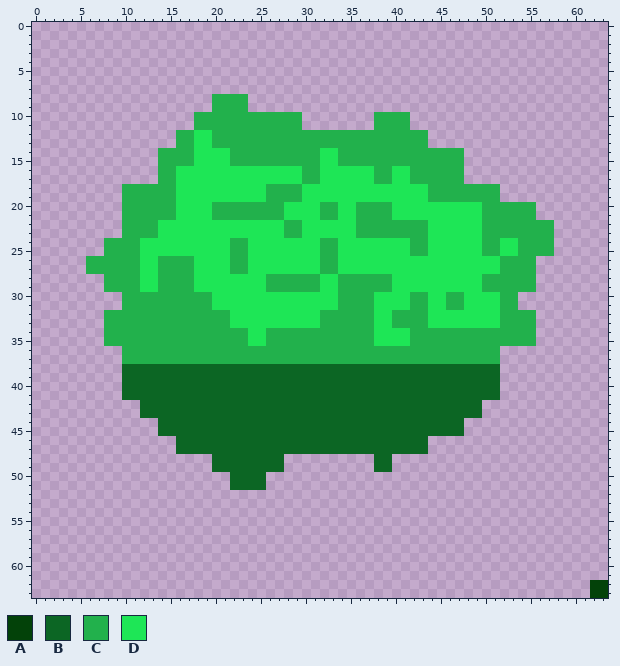
A pixel-art sprite gets an edit: assets/textures/background/bush-1.png. This is how it looked before the edit.
The file is 64x64 pixels.
Palette (. is transparent): A #034209  B #0c6624  C #22b14c  D #1ee656
Now the later version:
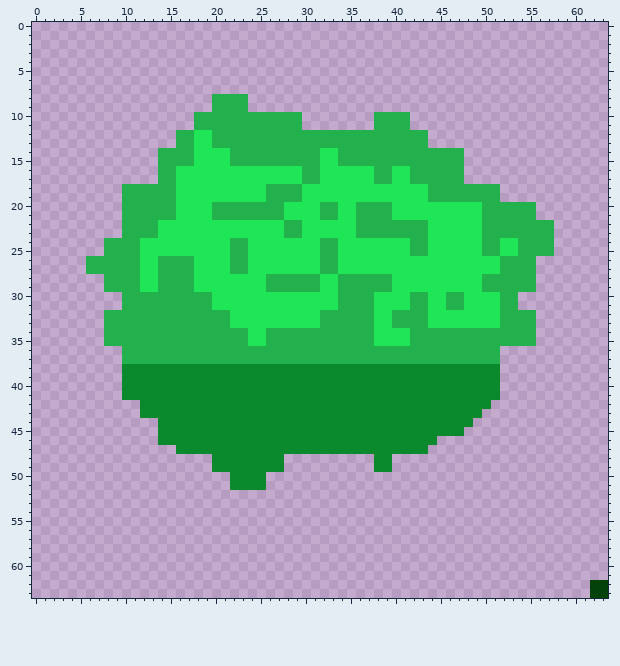
From old to new:
Colour B changes from #0c6624 to #0b8a2d.
There is now colour B in row 42 at x 50; in row 44 at x 48; in row 46 at x 14 to 15 and 44.
Changed places in both pictures, as pixel boxes (x1, y1, x2, y2):
changed: (122, 364, 500, 490)
